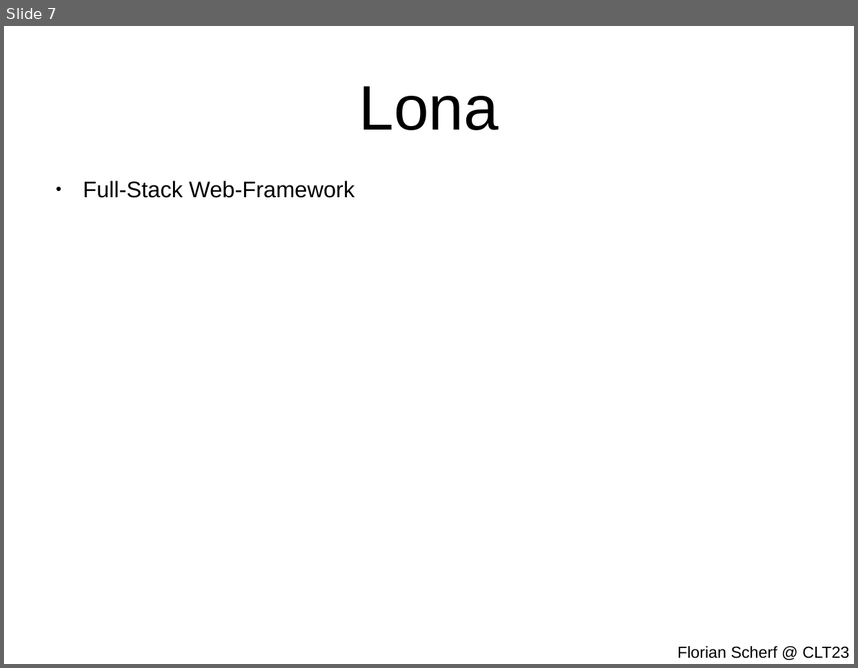
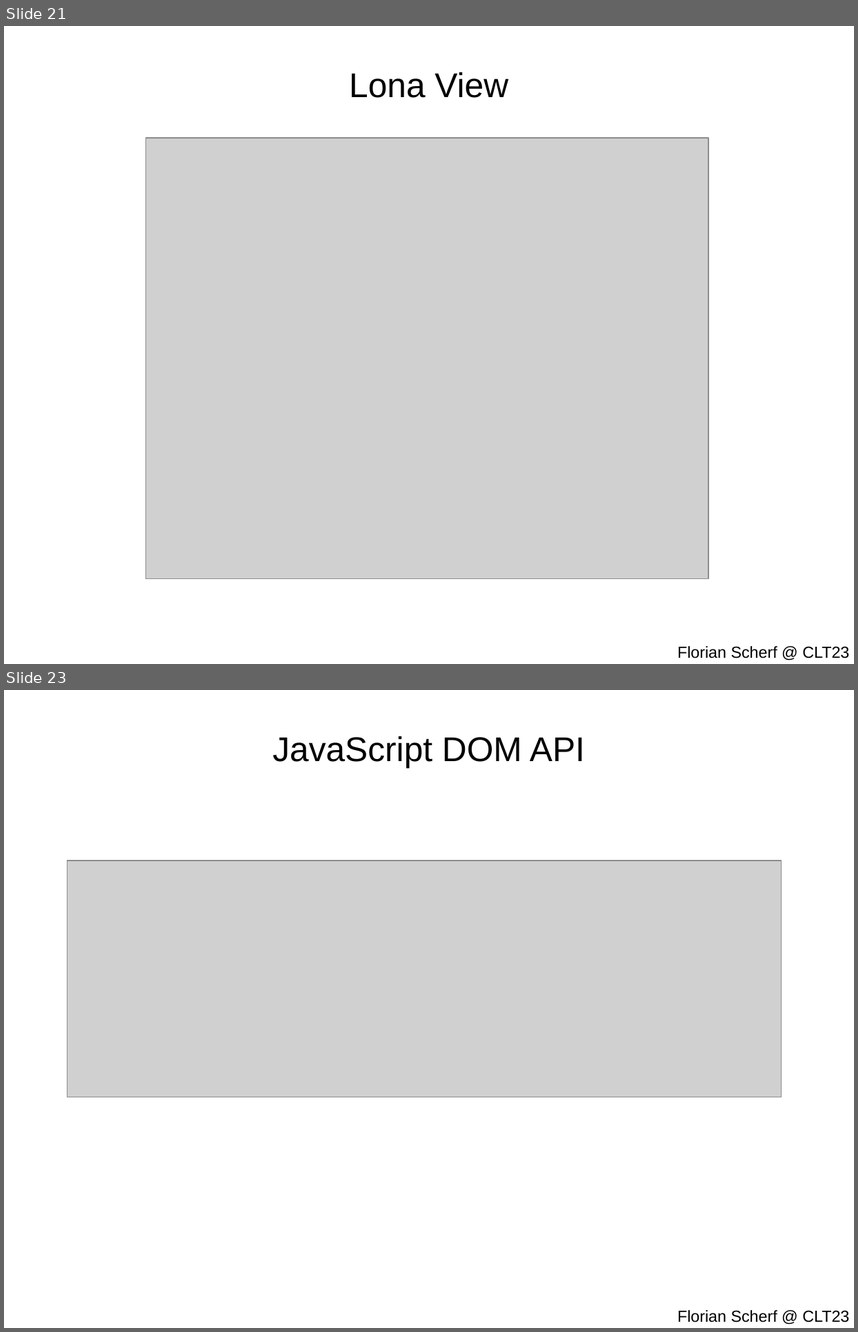
Before and after one commit to lona-web-org/presentations, a slide deck: clt23/slides.odp. Shown one above the other, each under a label of ours: slide 7 before the commit, slides 21 and 23 after it; the slides between them are not shown. The pictures are 858x668 and 858x1332 pixels, drawn with LibreOffice and Linux fonts; fonts in the diff are those of the drawing; grey boxes stand for pictures. Boxes give left, top, right and bottom in pixels: in the first picture for what was removed or moved away, otherwise in the second. Text is boxed around its words. In the diff, an @@ line names an element or a change of style, - is before the commit and + after.

```diff
--- a/clt23/slides.odp
+++ b/clt23/slides.odp
@@ slide 23 added at (4, 690, 854, 1328), background #FFFFFF @@
@@ title added at (272, 736, 585, 767), 32 pt, text #000000 @@
+JavaScript DOM API
@@ picture added at (67, 860, 782, 1096) @@
@@ text added at (677, 1310, 849, 1322), 15 pt, text #000000 @@
+Florian Scherf @ CLT23
@@ what was slide 7 is now slide 21 @@
@@ slide 21 changed as well @@
@@ title at (349, 72, 508, 98): text changed; size 58.6 to 32 pt @@
-Lona
+Lona View
@@ picture added at (146, 138, 709, 579) @@
@@ text removed at (83, 181, 355, 198) @@
-● Full-Stack Web-Framework
```
Also in this commit, not shown: 5 other slides changed, 17 other slides added, 1 slide removed, 27 other files.
